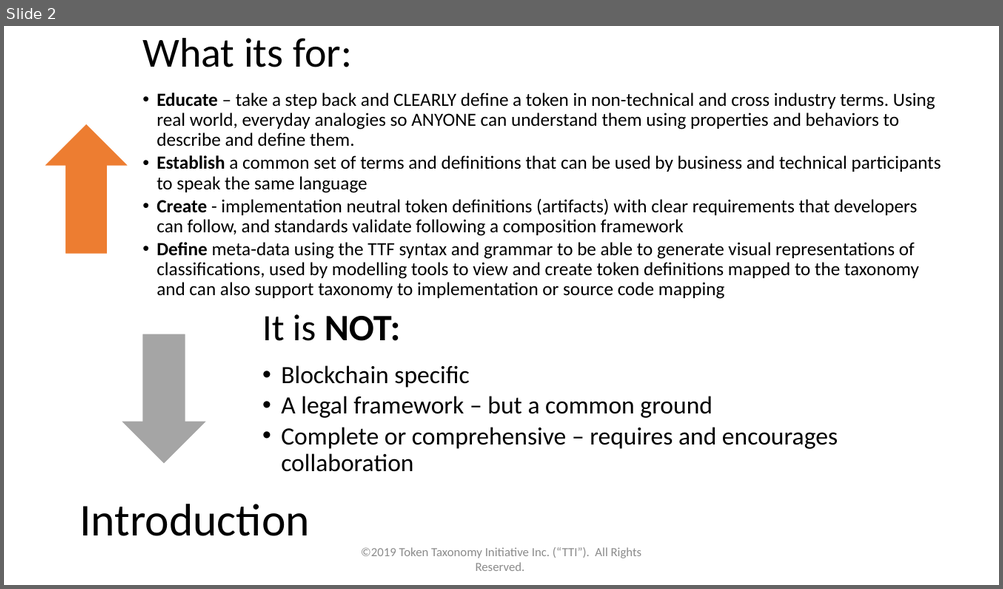
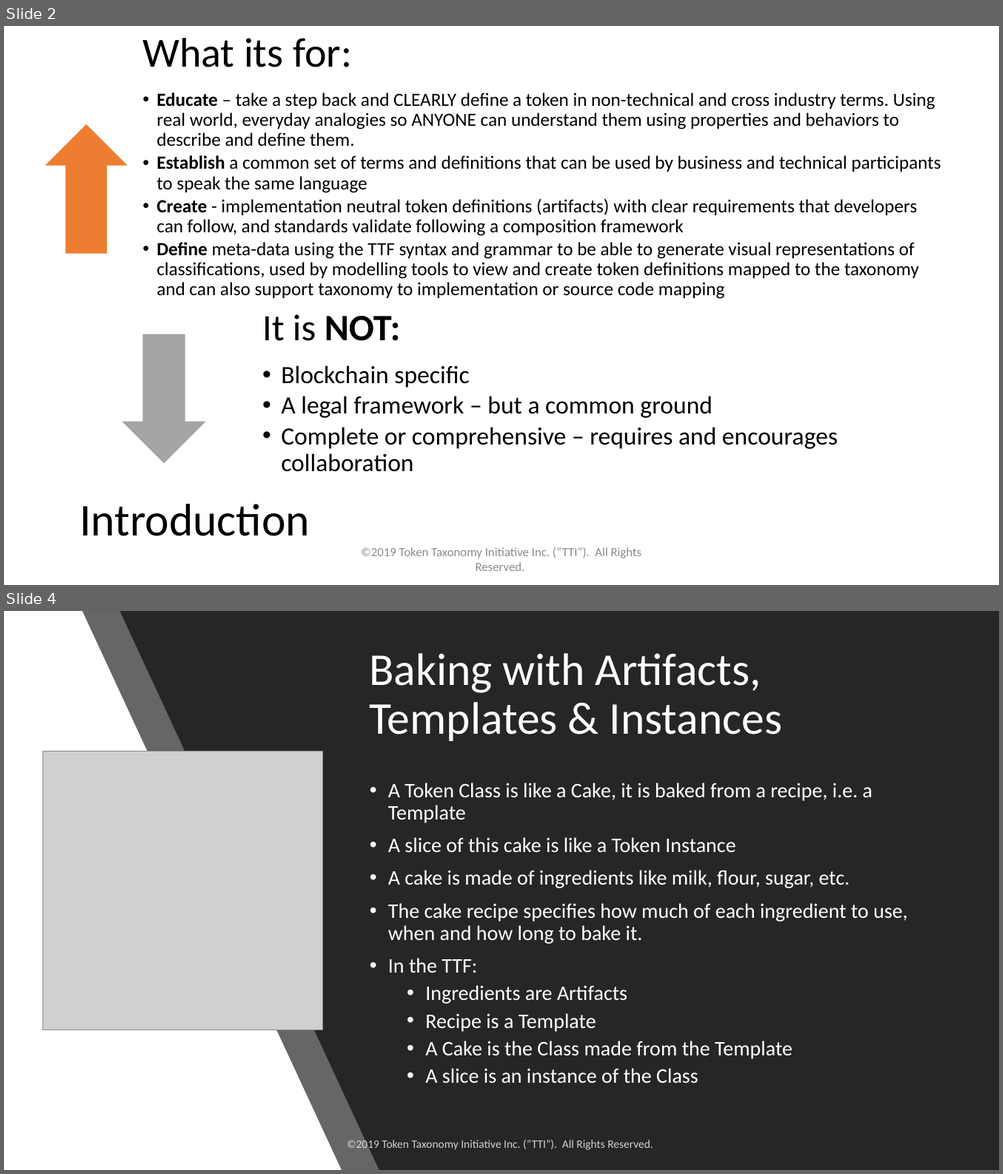
Before and after one commit to vipinsun/TokenTaxonomyFramework-pub, a slide deck: presentations/TTF-Presentation.pptx. Shown one above the other, each under a label of ours: slide 2 before the commit, slides 2 and 4 after it; the slides between them are not shown. The pictures are 1003x589 and 1003x1174 pixels, drawn with LibreOffice and Linux fonts; fonts in the diff are those of the drawing; grey boxes stand for pictures. Boxes give left, top, right and bottom in pixels: in the first picture for what was removed or moved away, otherwise in the second. Text is boxed around its words. In the diff, an @@ line names an element or a change of style, - is before the commit and + after.

```diff
--- a/presentations/TTF-Presentation.pptx
+++ b/presentations/TTF-Presentation.pptx
@@ slide 4 added at (4,611,999,1170), background #000000 @@
@@ rectangle added at (4,611,999,1170), fill #FFFFFF @@
@@ freeform shape added at (82,611,998,1170), fill #262626 at 70% opacity @@
@@ freeform shape added at (119,611,999,1170), fill #262626 @@
@@ title added at (369,653,782,741), 44 pt, text #FFFFFF @@
+Baking with Artifacts, Templates & Instances
@@ picture added at (43,752,324,1031) @@
@@ text added at (388,783,908,1083), 20 pt, text #FFFFFF @@
+• A Token Class is like a Cake, it is baked from a recipe, i.e. a Template
+• A slice of this cake is like a Token Instance
+• A cake is made of ingredients like milk, flour, sugar, etc.
+• The cake recipe specifies how much of each ingredient to use, when and how long to bake it.
+• In the TTF:
+  • Ingredients are Artifacts
+  • Recipe is a Template
+  • A Cake is the Class made from the Template
+  • A slice is an instance of the Class
@@ text added at (347,1139,652,1152), 11 pt, text #FFFFFF at 80% opacity @@
+©2019 Token Taxonomy Initiative Inc. (“TTI”). All Rights Reserved.
```
Also in this commit, not shown: 16 slides changed, 4 other slides added, 20 other files.
